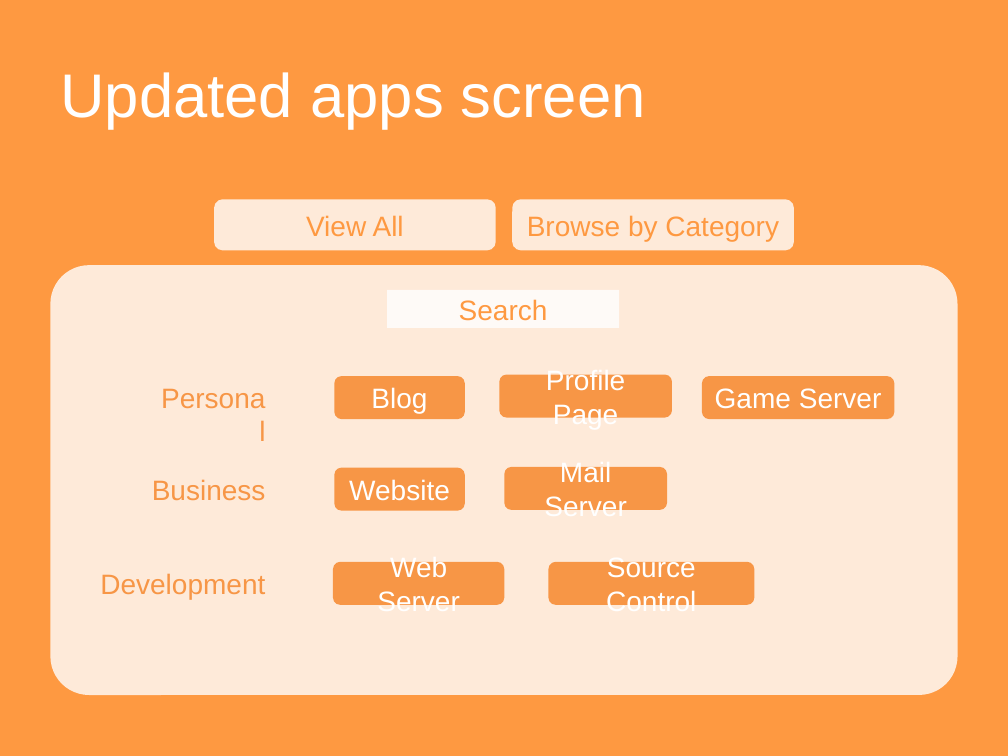
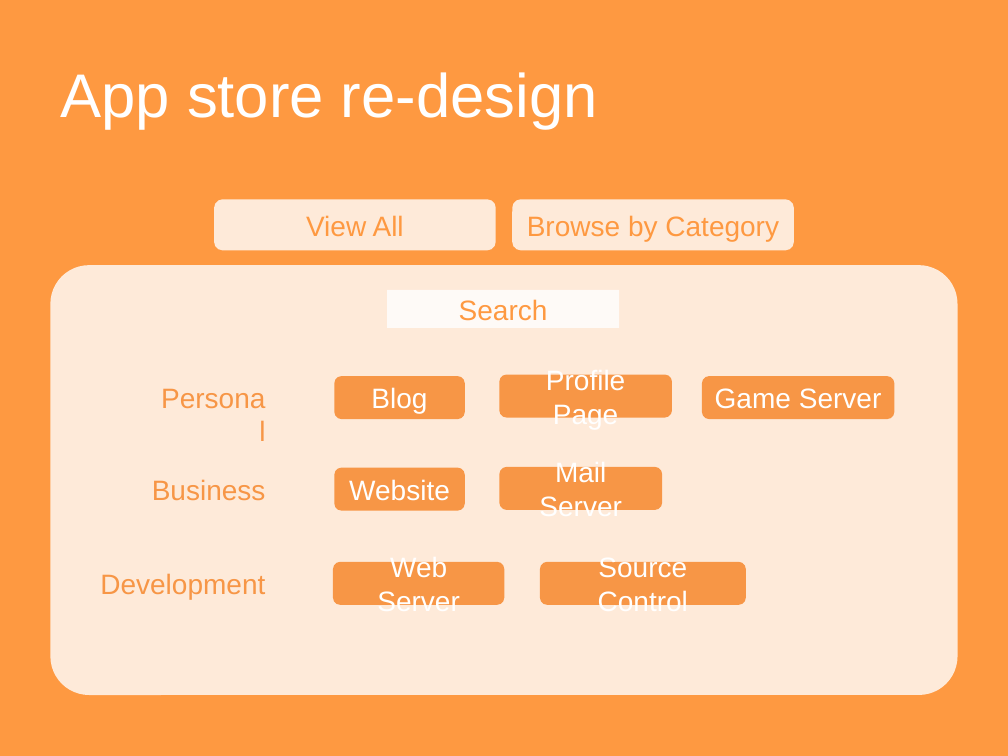
Before and after one commit to ailurus-server/ailurus-device, a slide deck: slide 4 of documents/final_demo.pptx. Drawn at 1008x756 pixels with LibreOffice and Linux fonts; fonts in the diff are those of the drawing. Boxes give left, top, right and bottom in pixels: in the first picture for what was removed or moved away, otherwise in the second. Text is boxed around its words. In the diff, an @@ line names an element or a change of style, - is before the commit and + after.

```diff
--- a/documents/final_demo.pptx
+++ b/documents/final_demo.pptx
@@ title at bbox=[60, 72, 598, 129]: text changed @@
-Updated apps screen
+App store re-design
@@ rounded rectangle "Mail Server": place and size @@
-rounded rectangle "Mail Server" at bbox=[504, 467, 666, 510]
+rounded rectangle "Mail Server" at bbox=[499, 467, 661, 510]
@@ rounded rectangle "Source Control": place and size @@
-rounded rectangle "Source Control" at bbox=[548, 561, 754, 605]
+rounded rectangle "Source Control" at bbox=[540, 561, 746, 605]
```
Also in this commit, not shown: 4 other slides changed, 2 slides added.
